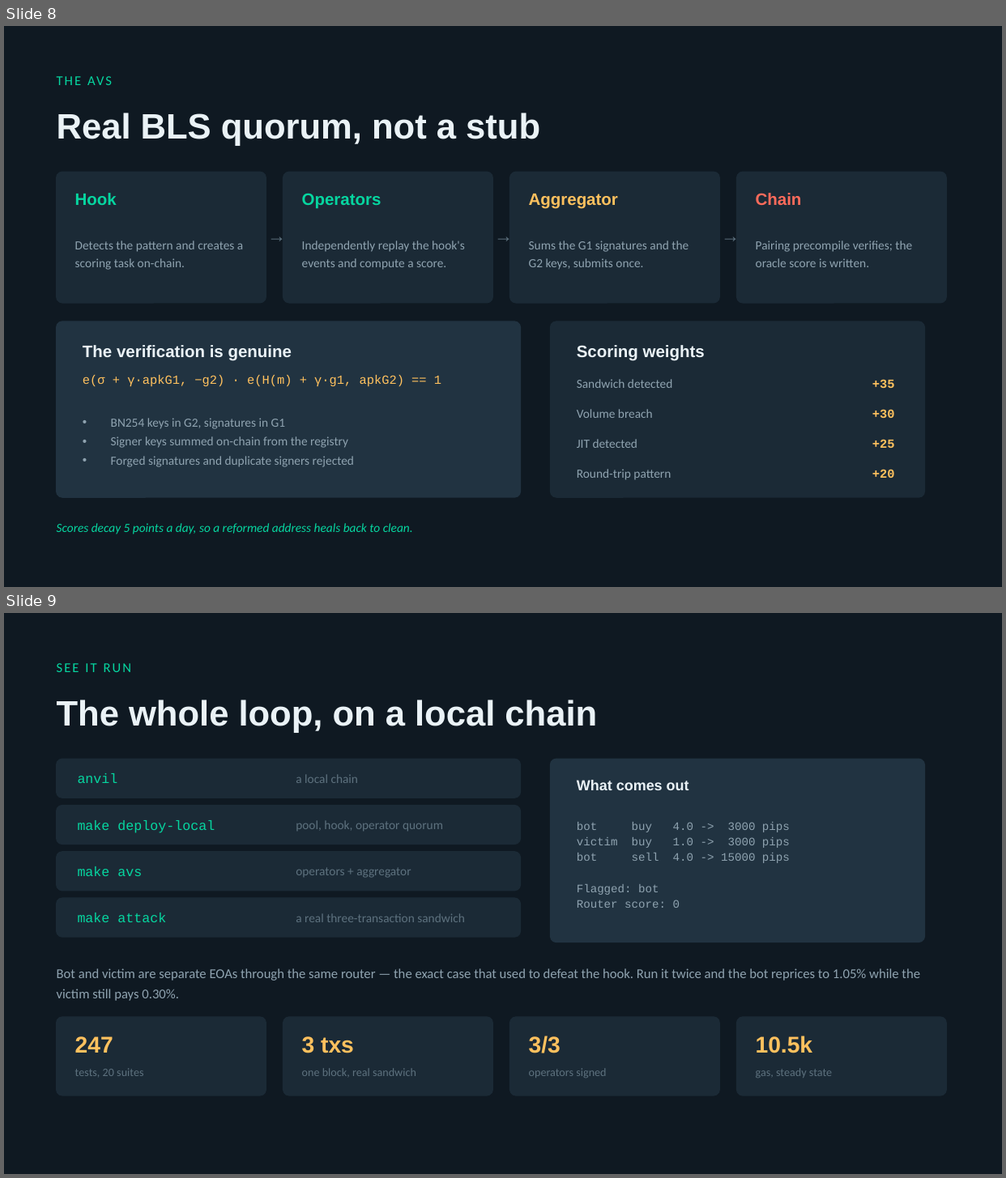
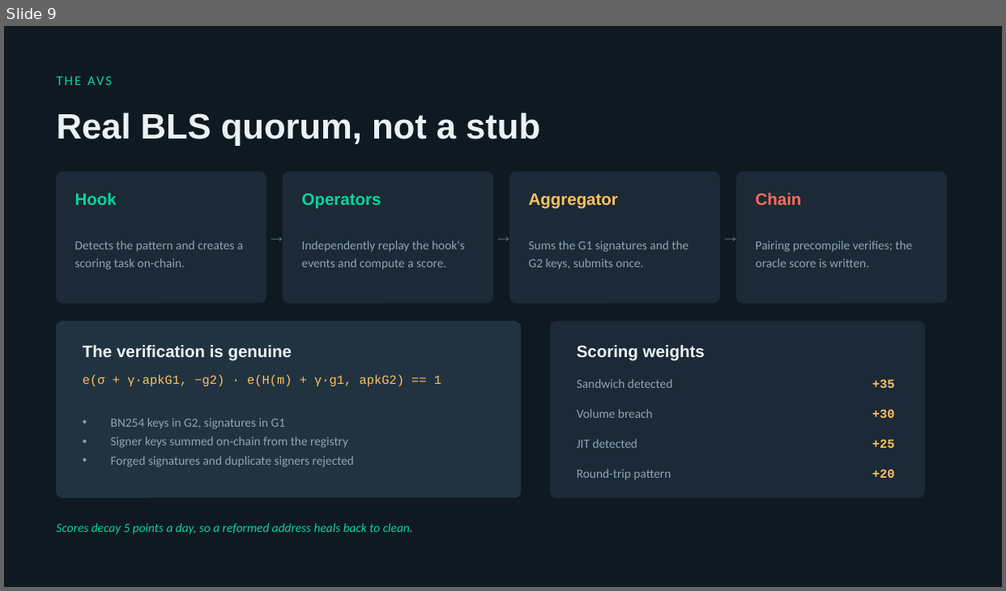
Before and after one commit to sivajialla/gradient-shield, a slide deck: GradientShield-Demo.pptx. Shown one above the other, each under a label of ours: slides 8 and 9 before the commit, slide 9 after it. The pictures are 1006x1178 and 1006x591 pixels, drawn with LibreOffice and Linux fonts; fonts in the diff are those of the drawing. Boxes give left, top, right and bottom in pixels: in the first picture for what was removed or moved away, otherwise in the second. Text is boxed around its words. In the diff, an @@ line names an element or a change of style, - is before the commit and + after.

```diff
--- a/GradientShield-Demo.pptx
+++ b/GradientShield-Demo.pptx
@@ slide 9 removed at (x1=4, y1=613, x2=1002, y2=1174), background #0F1922 @@
@@ text removed at (x1=57, y1=663, x2=132, y2=672) @@
-SEE IT RUN
@@ text removed at (x1=57, y1=700, x2=597, y2=733) @@
-The whole loop, on a local chain
@@ rounded rectangle removed at (x1=57, y1=759, x2=521, y2=798) @@
@@ text removed at (x1=78, y1=773, x2=118, y2=783) @@
-anvil
@@ text removed at (x1=296, y1=774, x2=359, y2=783) @@
-a local chain
@@ rounded rectangle removed at (x1=551, y1=759, x2=925, y2=943) @@
@@ text removed at (x1=577, y1=780, x2=689, y2=790) @@
-What comes out
@@ rounded rectangle removed at (x1=57, y1=806, x2=521, y2=845) @@
@@ text removed at (x1=78, y1=820, x2=215, y2=833) @@
-make deploy-local
@@ text removed at (x1=296, y1=820, x2=443, y2=831) @@
-pool, hook, operator quorum
@@ text removed at (x1=577, y1=822, x2=790, y2=908) @@
-bot buy 4.0 -> 3000 pips
-victim buy 1.0 -> 3000 pips
-bot sell 4.0 -> 15000 pips
-Flagged: bot
-Router score: 0
@@ rounded rectangle removed at (x1=57, y1=852, x2=521, y2=891) @@
@@ text removed at (x1=78, y1=867, x2=142, y2=876) @@
-make avs
@@ text removed at (x1=296, y1=867, x2=411, y2=878) @@
-operators + aggregator
@@ rounded rectangle removed at (x1=57, y1=898, x2=521, y2=937) @@
@@ text removed at (x1=78, y1=913, x2=166, y2=922) @@
-make attack
@@ text removed at (x1=296, y1=914, x2=465, y2=922) @@
-a real three-transaction sandwich
@@ text removed at (x1=57, y1=969, x2=920, y2=1001) @@
-Bot and victim are separate EOAs through the same router — the exact case that used to defeat the hook. Run it twice and the bot reprices to 1.05% while the victim still pays 0.30%.
@@ rounded rectangle removed at (x1=57, y1=1017, x2=266, y2=1096) @@
@@ rounded rectangle removed at (x1=283, y1=1017, x2=493, y2=1096) @@
@@ rounded rectangle removed at (x1=510, y1=1017, x2=720, y2=1096) @@
@@ rounded rectangle removed at (x1=737, y1=1017, x2=947, y2=1096) @@
@@ text removed at (x1=75, y1=1037, x2=113, y2=1053) @@
-247
@@ text removed at (x1=302, y1=1037, x2=354, y2=1054) @@
-3 txs
@@ text removed at (x1=529, y1=1036, x2=560, y2=1054) @@
-3/3
@@ text removed at (x1=756, y1=1036, x2=812, y2=1054) @@
-10.5k
@@ text removed at (x1=75, y1=1068, x2=143, y2=1077) @@
-tests, 20 suites
@@ text removed at (x1=302, y1=1068, x2=416, y2=1076) @@
-one block, real sandwich
@@ text removed at (x1=529, y1=1068, x2=606, y2=1078) @@
-operators signed
@@ text removed at (x1=756, y1=1068, x2=832, y2=1078) @@
-gas, steady state
@@ what was slide 8 is now slide 9 @@
```
Also in this commit, not shown: 1 slide changed, 3 slides added, 1 other slide removed, 2 other files.
